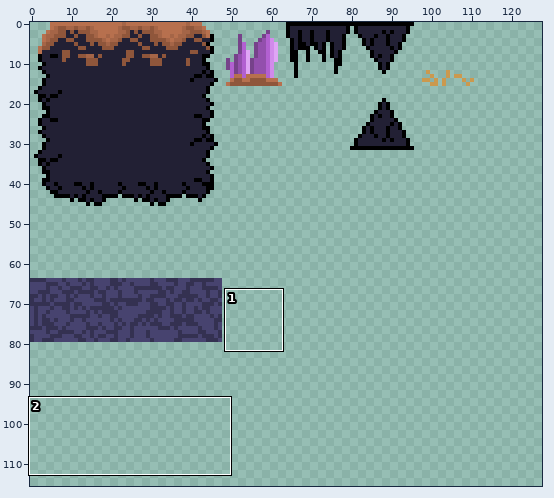
File history of a pixel-art file, assets/images/projects/tilemap-underground.aseprite. The picture above shows the old version from afar; the outline marks the close-up.
Close-up. First the earlier version:
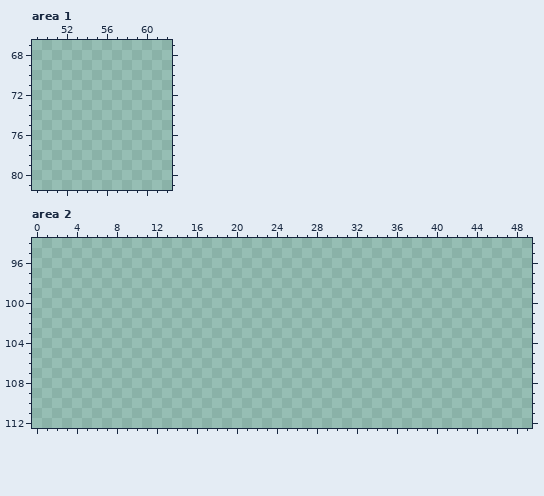
128x128 pixels, 1 frame. Colours within 5 levels of each other are drawn and written as one. Shown: area 1: x 49..62, y 67..81; area 2: x 0..49, y 94..112. The wide view leaves out empty margins. The commit also changed other parts of the picture, which this record leaves out.
The same view after the edit:
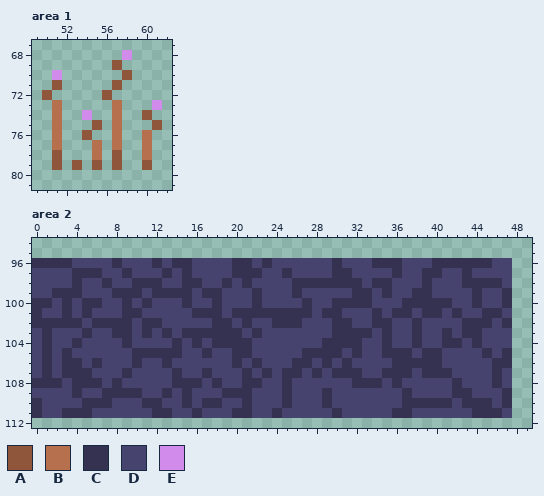
Palette (. is transparent): A #8f563b  B #b7704e  C #343151  D #47436f  E #d18beb
From old to new:
Changed rows in their new state; - is an unchanged pixel.
Area 1:
first column x 50:
68 --------E---
69 -------A----
70 -E------A---
71 -A-----A----
72 A-----A-----
73 -B-----B---E
74 -B--E--B--A-
75 -B---A-B---A
76 -B--A--B--B-
77 -B---B-B--B-
78 -A---B-A--B-
79 -A-A-A-A--A-
Area 2:
first column x 0:
 96 CCCCDDDDCDDDCDCCDDDDCCDCDDDDDDCDDDCCCDDDCCCCCCDD
 97 DDDDCCCDDCDDDCDCDDDDCCCDDCDDDDCCDDDDCDDCCDDCDDDD
 98 DDDDCDDCDDCCCDDCCDDCDCDDDDCCCCCCCDCCDDDCDDDCCCCD
 99 DDCCCDDDCCCDCCCCDCCDDDCDDDCDDDDDCCDCDDCCDDDDCDDC
100 CCDCDCCDDCDCDDDCDDCDDDCDDDDCDDCCCCDDDCCCCCDDCDDC
101 CDDCDCDDDCCDDDDDCCCDCCCCCCCCDCCDDDCDCCDCCDCDDCCD
102 CCCCCDCCCCDCCDDDDDCCDCDDCCCDDDCCDDCCDDCDDDDCCCDC
103 DCDDDCDDCCDCDCDCCCCCCDCDDDDDDDCCCCDCDDCDDCDCCDDD
104 DCDDCDDDDCDDDDCDCDCCCCDDDDDDDCCCCDDCDDCDDCCDCDDD
105 DCDCDDDDDDCCCCCDDCDDCCDDDDDCCCCDCDDCCCDCCDDDDCDC
106 DCDCCDCDDDCDDCDDDDDDCDCDDDCCDCDCDDDDCCCCCDDDDDCC
107 DCDCCCDDDCDDDDCDDCDDDCDCDCCDCDCCCDDCCCDCCCDDDDCD
108 CCCDCCCDCDDDDDCCCDCDDCCDDCDDDDDDCCCDCDDDDDCDDDCD
109 DDDDCDDCCCCDDCDCDDDCCCDDDCDDDCDDDDDDDCDDDDCCDDDC
110 CDDDDCCCDDDCCDDCDCCDDCDDDCDDDCDDDDDDDCCCCCDCCCDC
111 CDDCCCDDDDDDCCDDCDDDCCDDCDDDDDCDDDDDCCDDDDDDCCCD
Where, in picture pixels (left, top, right, bottom), the same in both close-ups:
added: (42, 50, 162, 170)
added: (32, 258, 512, 418)
